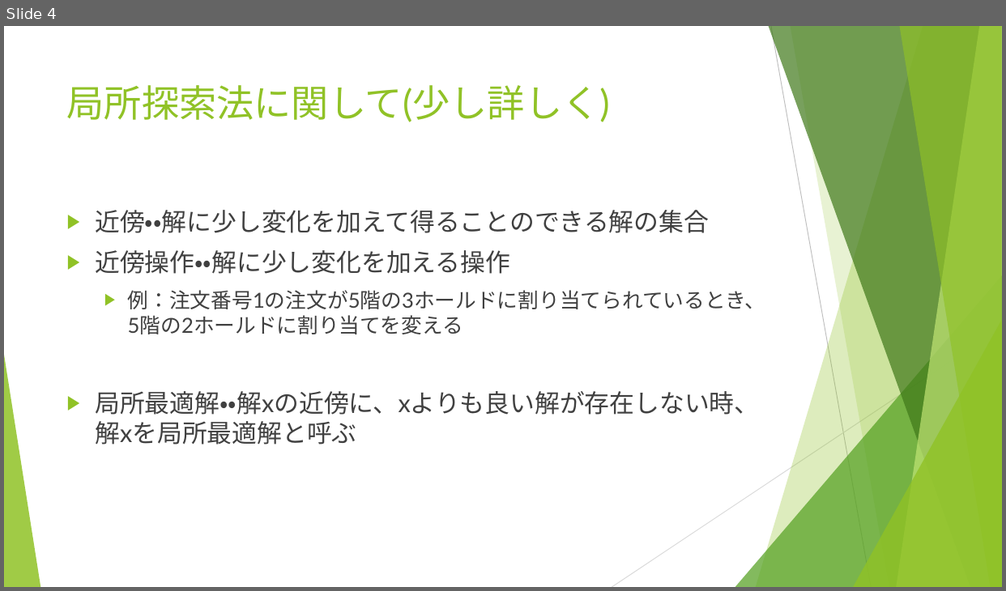
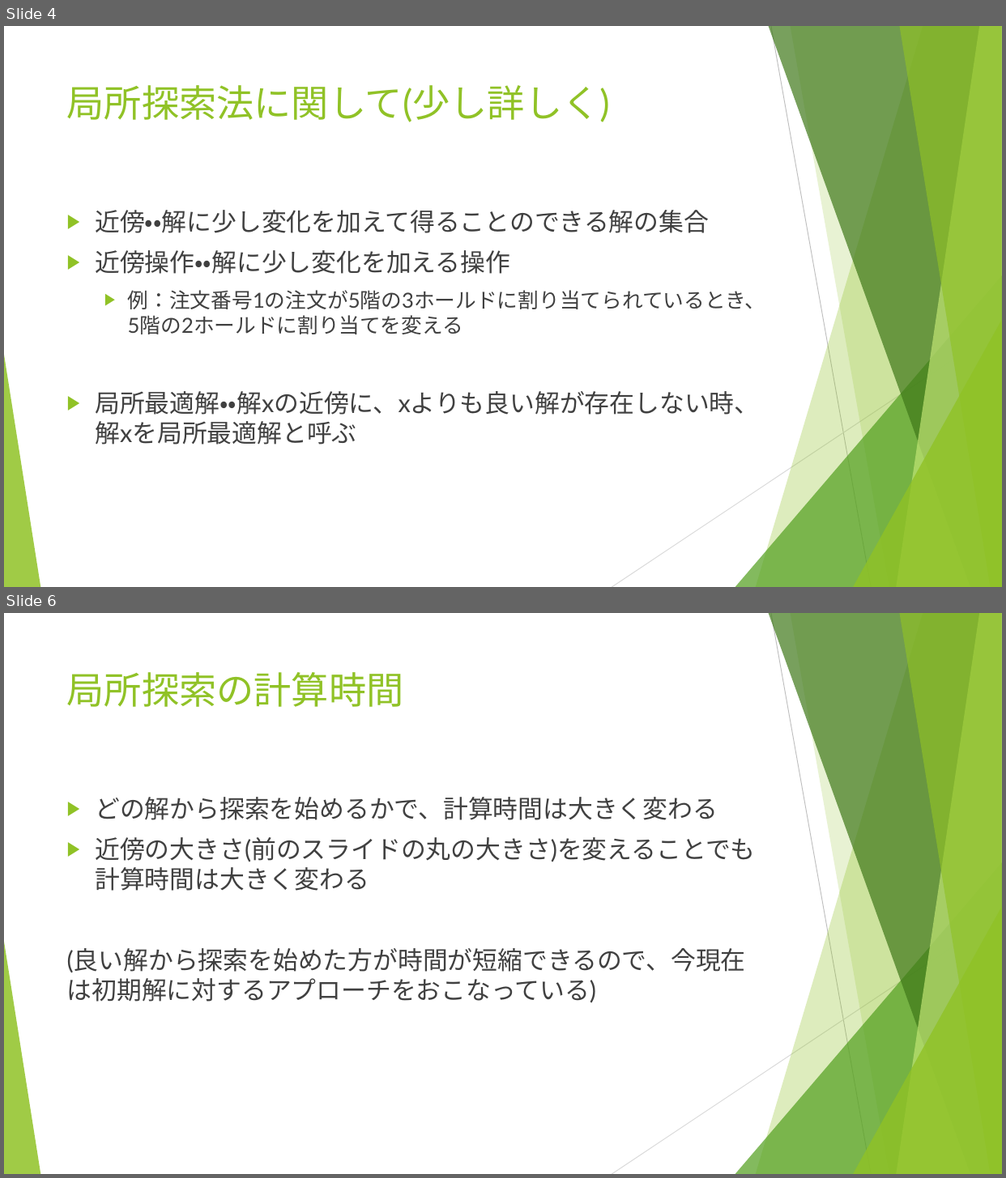
Before and after one commit to r-kurosu/kline_new, a slide deck: 11_30_共有資料.pptx. Shown one above the other, each under a label of ours: slide 4 before the commit, slides 4 and 6 after it; the slides between them are not shown. The pictures are 1006x591 and 1006x1178 pixels, drawn with LibreOffice and Linux fonts; fonts in the diff are those of the drawing. Boxes give left, top, right and bottom in pixels: in the first picture for what was removed or moved away, otherwise in the second. Text is boxed around its words. In the diff, an @@ line names an element or a change of style, - is before the commit and + after.

```diff
--- a/11_30_共有資料.pptx
+++ b/11_30_共有資料.pptx
@@ slide 6 added at (4,613,1002,1174), background #FFFFFF; not listed: 10 template elements that a slide beside it also shows @@
@@ title added at (67,672,404,707), 36 pt, text #90C226 @@
+局所探索の計算時間
@@ text added at (67,797,755,1003), 24 pt, text #404040 @@
+▶ どの解から探索を始めるかで、計算時間は大きく変わる
+▶ 近傍の大きさ(前のスライドの丸の大きさ)を変えることでも計算時間は大きく変わる
+(良い解から探索を始めた方が時間が短縮できるので、今現在は初期解に対するアプローチをおこなっている)
```
Also in this commit, not shown: 1 slide changed, 3 other slides added.
